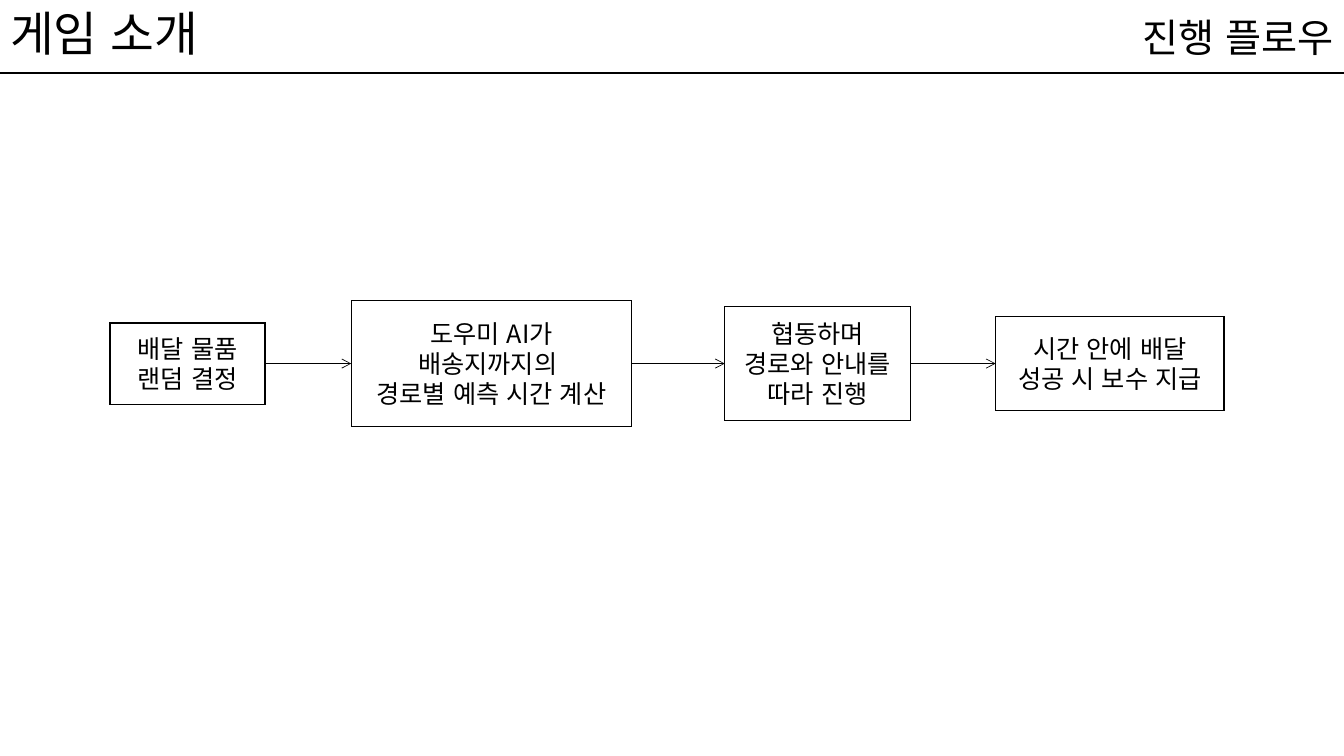
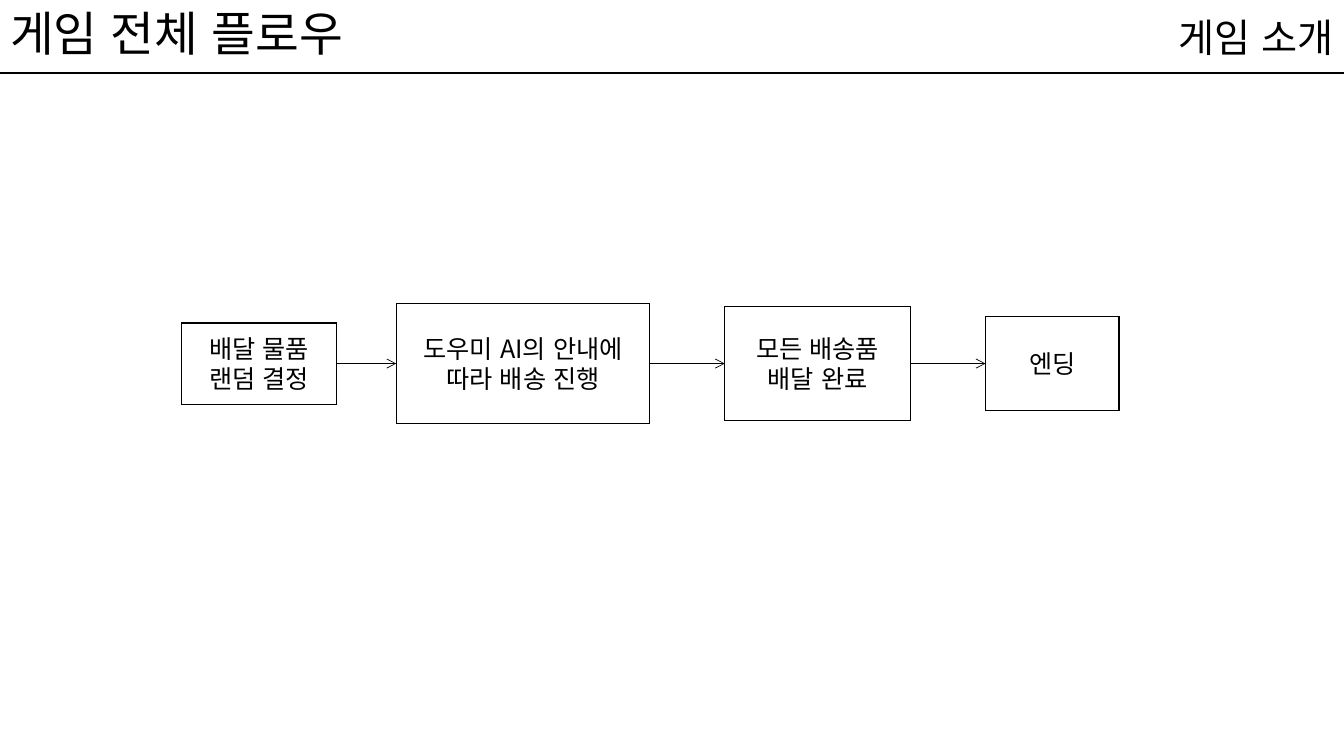
Before and after one commit to kwakyerin/2026_Graduation_Project, a slide deck: slide 9 of documents/HyunahKwon/design/designing/for_teammates/배트와 달트_기획서.pptx (slide 10 before the commit). Drawn at 1344x756 pixels with LibreOffice and Linux fonts; fonts in the diff are those of the drawing. Boxes give left, top, right and bottom in pixels: in the first picture for what was removed or moved away, otherwise in the second. Text is boxed around its words. In the diff, an @@ line names an element or a change of style, - is before the commit and + after.

Commit message:
경로예측과정 방식1,2
프로토타입ppt 수정

```diff
--- a/documents/HyunahKwon/design/designing/for_teammates/배트와 달트_기획서.pptx
+++ b/documents/HyunahKwon/design/designing/for_teammates/배트와 달트_기획서.pptx
@@ title at (x1=10, y1=11, x2=343, y2=55): text changed @@
-게임 소개
+게임 전체 플로우
@@ text at (x1=1179, y1=19, x2=1334, y2=55): text changed @@
-진행 플로우
+게임 소개
@@ rectangle "배달 물품 랜덤 결정" moved from (x1=110, y1=323, x2=265, y2=404) to (x1=181, y1=323, x2=337, y2=404) @@
@@ rectangle "도우미 AI의 안내에 따라 배송 ..." resized from (x1=351, y1=300, x2=631, y2=426) to (x1=396, y1=303, x2=650, y2=423) @@
@@ rectangle "엔딩" resized from (x1=996, y1=317, x2=1225, y2=411) to (x1=986, y1=317, x2=1119, y2=411) @@
@@ text in rectangle at (x1=423, y1=337, x2=623, y2=390): text changed @@
-도우미 AI가
-배송지까지의
-경로별 예측 시간 계산
+도우미 AI의 안내에 따라 배송 진행
@@ text in rectangle at (x1=756, y1=337, x2=880, y2=390): text changed @@
-협동하며
-경로와 안내를 따라 진행
+모든 배송품 배달 완료
@@ text in rectangle at (x1=1029, y1=352, x2=1075, y2=375): text changed @@
-시간 안에 배달
-성공 시 보수 지급
+엔딩
@@ arrow moved from (265, 364) - (351, 364) to (337, 364) - (396, 364) @@
@@ arrow moved from (631, 364) - (725, 364) to (650, 364) - (725, 364) @@
@@ arrow moved from (910, 364) - (996, 364) to (910, 364) - (986, 364) @@
```
Also in this commit, not shown: 34 other slides changed, 1 slide removed, 3 other files.
